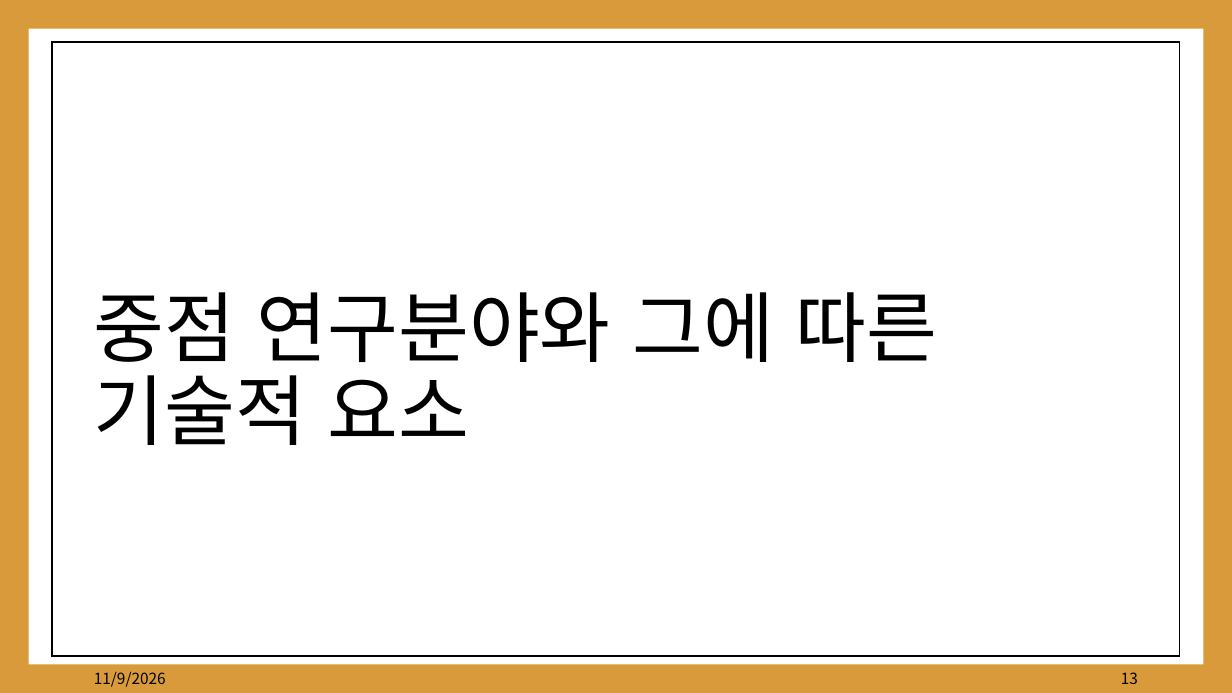
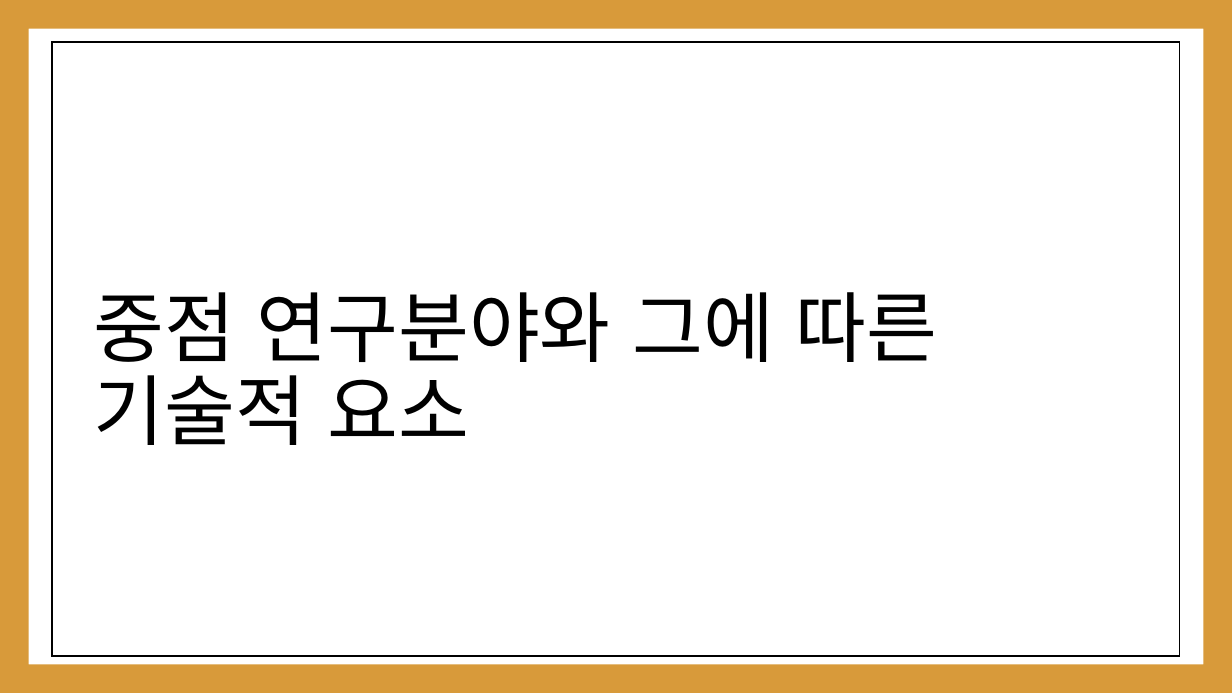
Before and after one commit to kwakyerin/2026_Graduation_Project, a slide deck: slide 16 of documents/HyunahKwon/01_works/01_designing/03_for_pt_professor/3차_배트와달트_정식제안서.pptx (slide 13 before the commit). Drawn at 1232x693 pixels with LibreOffice and Linux fonts; fonts in the diff are those of the drawing. Boxes give left, top, right and bottom in pixels: in the first picture for what was removed or moved away, otherwise in the second. Text is boxed around its words. In the diff, an @@ line names an element or a change of style, - is before the commit and + after.

```diff
--- a/documents/HyunahKwon/01_works/01_designing/03_for_pt_professor/3차_배트와달트_정식제안서.pptx
+++ b/documents/HyunahKwon/01_works/01_designing/03_for_pt_professor/3차_배트와달트_정식제안서.pptx
@@ text removed at (94, 672, 166, 687) @@
-11/9/2026
@@ page number removed at (1121, 672, 1138, 684) @@
-13
```
Also in this commit, not shown: 16 other slides changed, 3 slides added, 2 slides removed, 1 other file.
